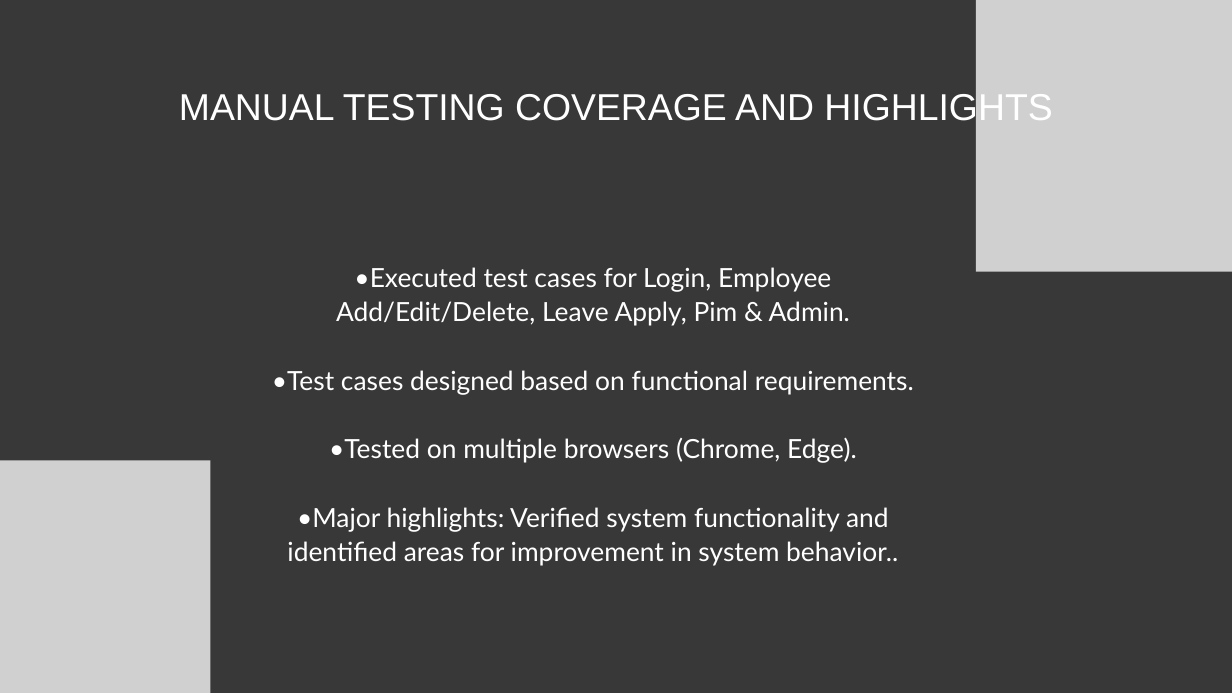
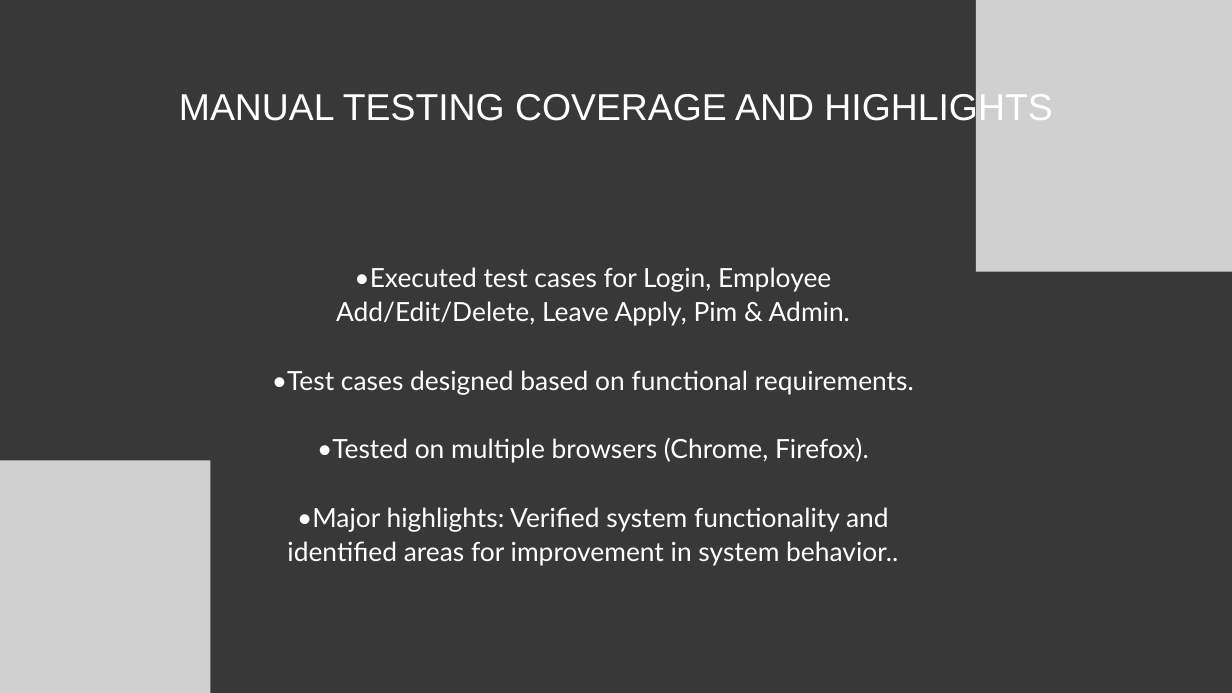
Before and after one commit to Loujayn234/Testing-Final, a slide deck: slide 3 of Dox/Final-Test Presentation .pptx. Drawn at 1232x693 pixels with LibreOffice and Linux fonts; fonts in the diff are those of the drawing; grey boxes stand for pictures. Boxes give left, top, right and bottom in pixels: in the first picture for what was removed or moved away, otherwise in the second. Text is boxed around its words. In the diff, an @@ line names an element or a change of style, - is before the commit and + after.

```diff
--- a/Dox/Final-Test Presentation .pptx
+++ b/Dox/Final-Test Presentation .pptx
@@ text at [317, 438, 869, 463]: text changed @@
-•Tested on multiple browsers (Chrome, Edge).
+•Tested on multiple browsers (Chrome, Firefox).
```
Also in this commit, not shown: 3 other slides changed, 1 other file.
